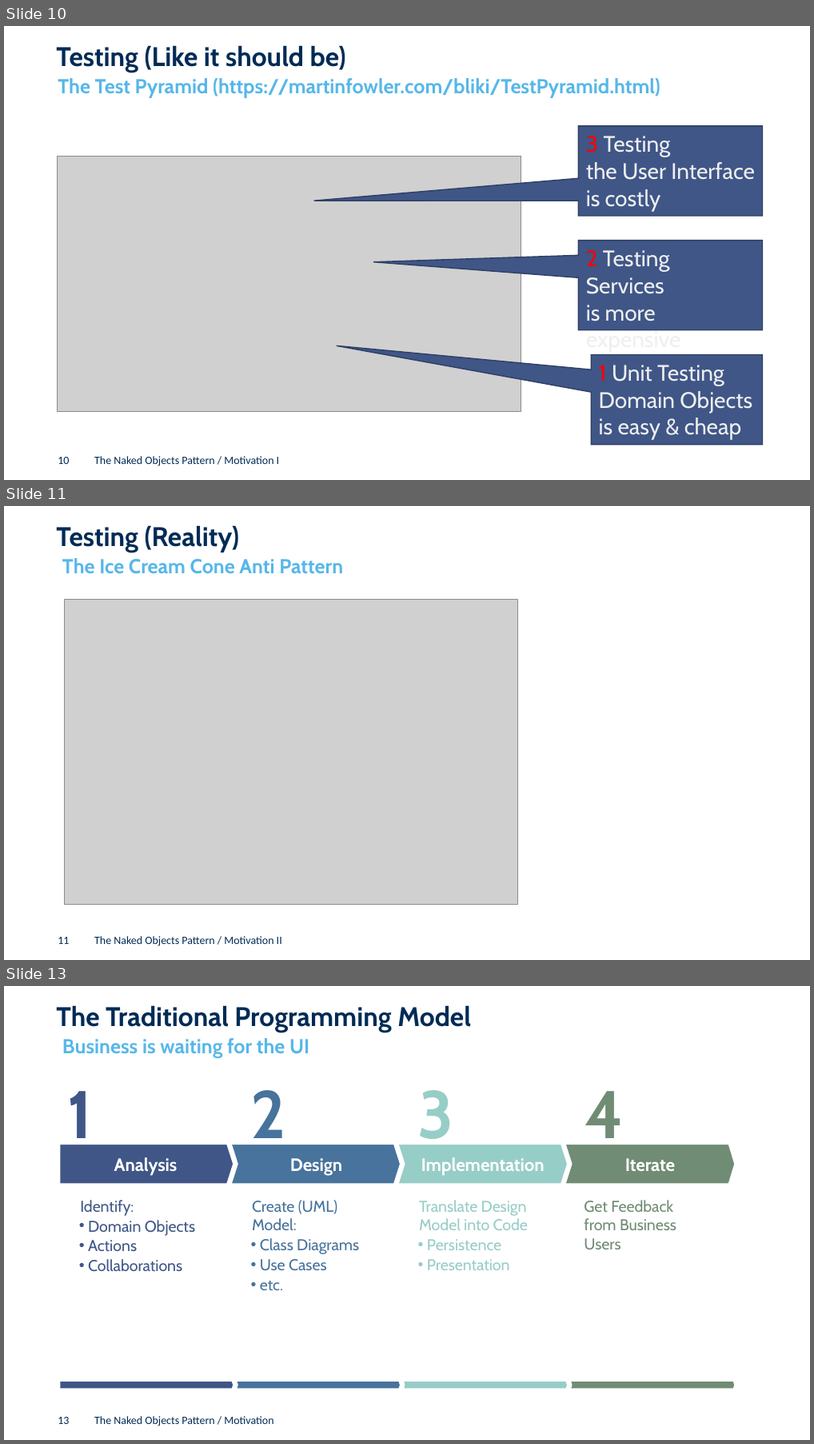
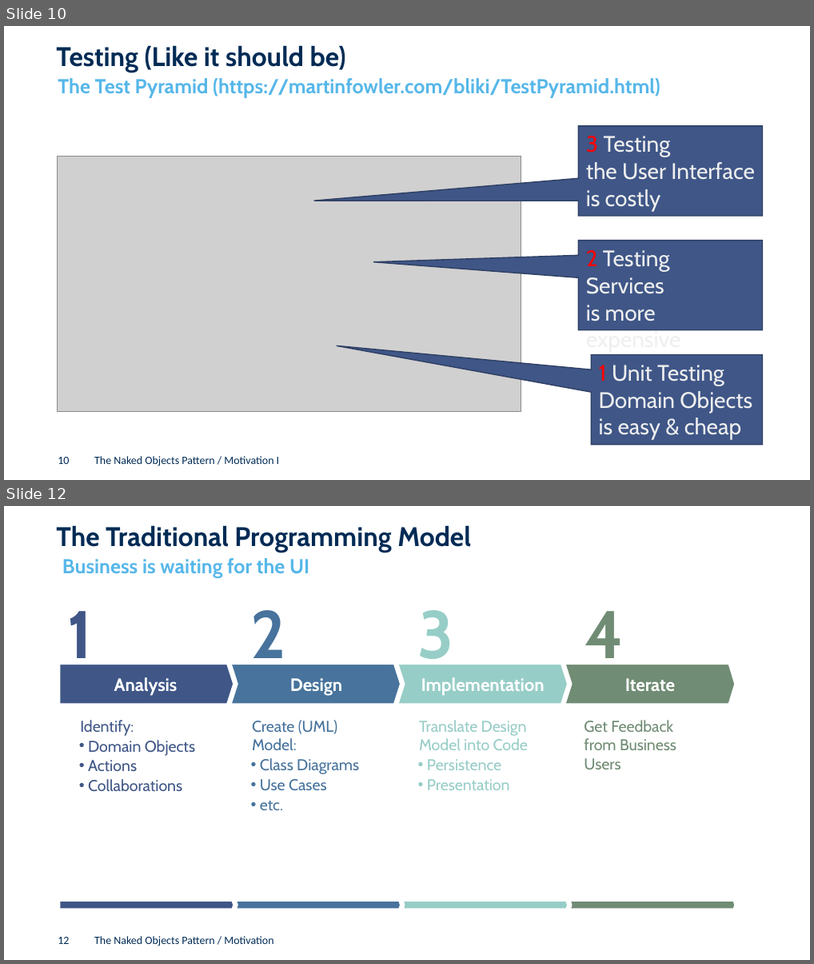
Before and after one commit to joerg-rade/dddsample-isis, a slide deck: NakedObjects.pptx. Shown one above the other, each under a label of ours: slides 10, 11 and 13 before the commit, slides 10 and 12 after it; the slides between them are not shown. The pictures are 814x1444 and 814x964 pixels, drawn with LibreOffice and Linux fonts; fonts in the diff are those of the drawing; grey boxes stand for pictures; background and template pictures are left out. Boxes give left, top, right and bottom in pixels: in the first picture for what was removed or moved away, otherwise in the second. Text is boxed around its words. In the diff, an @@ line names an element or a change of style, - is before the commit and + after.

```diff
--- a/NakedObjects.pptx
+++ b/NakedObjects.pptx
@@ slide 11 removed at (x1=4, y1=506, x2=810, y2=960), background #EFEFEF @@
@@ title removed at (x1=56, y1=525, x2=240, y2=552) @@
-Testing (Reality)
@@ subtitle removed at (x1=62, y1=558, x2=343, y2=574) @@
-The Ice Cream Cone Anti Pattern
@@ picture removed at (x1=65, y1=600, x2=518, y2=904) @@
@@ page number removed at (x1=58, y1=936, x2=69, y2=944) @@
-11
@@ text removed at (x1=94, y1=936, x2=282, y2=946) @@
-The Naked Objects Pattern / Motivation II
@@ what was slide 13 is now slide 12 @@
@@ page number at (x1=58, y1=936, x2=69, y2=944): text changed @@
-13
+12
```
Also in this commit, not shown: 17 slides changed, 2 slides added, 4 other files.
